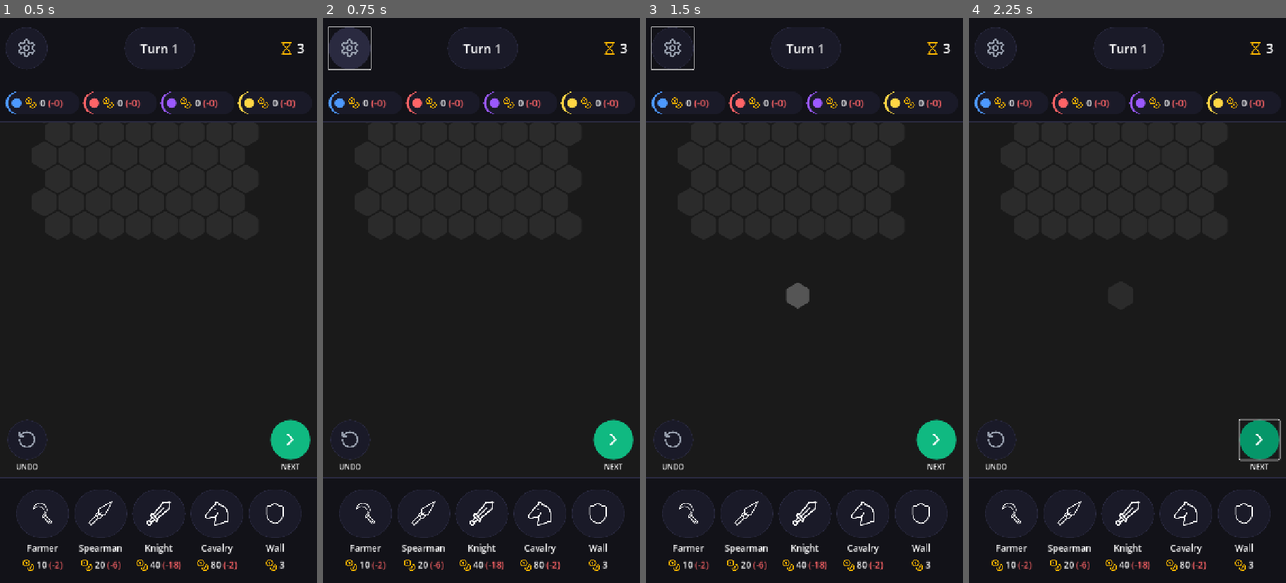
Above: before the commit, frames 1-4 (left to right).
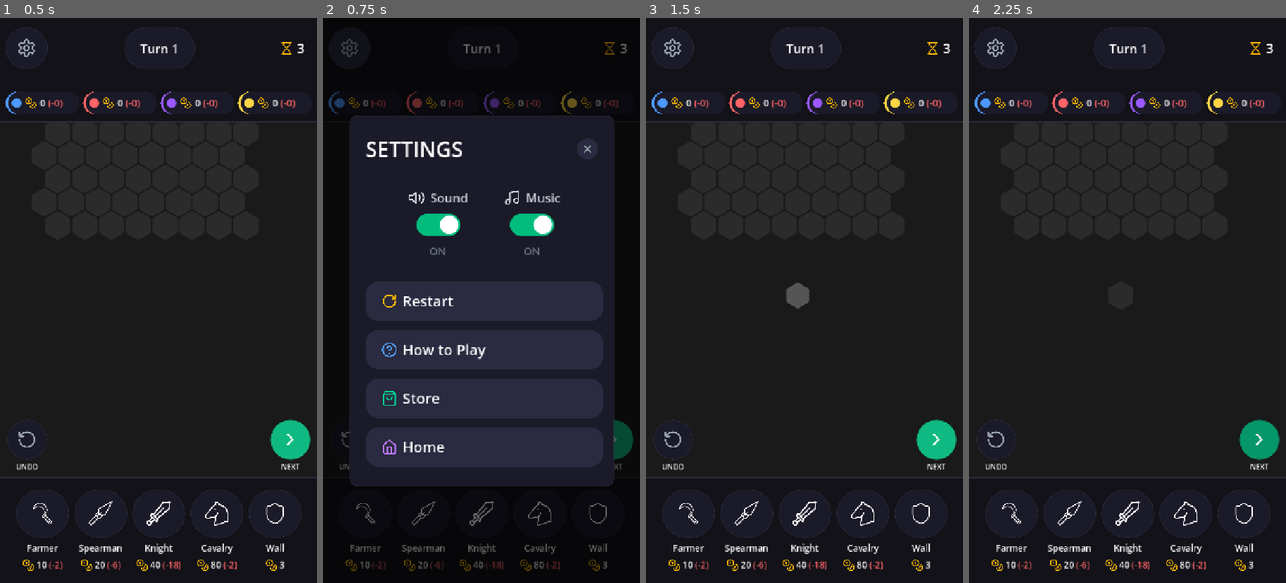
Above: after the commit, the same moments.

Repository: PiosX/HexWars
Game: Godot game, scene res://main_scene.tscn
Same seed, same stepped clock (60 frames per second), same inputs: the game is played once before the commit and once after it.
Inputs (mouse positions are in pixels of both pictures, inside the frame that each line leads up to):
- Up to frame 1 (0.5 s): no input
- Up to frame 2 (0.75 s): click (348, 46) at 0.52 s
- Up to frame 3 (1.5 s): click (807, 300) at 1.27 s
- Up to frame 4 (2.25 s): click (1260, 441) at 2 s

Frame 1 is identical in both runs. In frame 2, 27% of the frame differs, in the area x 0-100%, y 1-98%; in frame 3, less than 0.1%; in frame 4, 0.2%.

Commit message:
Added popup

Diff:
--- a/ui_manager.gd
+++ b/ui_manager.gd
@@ -6,6 +6,8 @@
 const BG_BOX = Color("1A1A28")
 const BORDER_COLOR = Color("2A2A40")
 const BORDER_HOVER = Color("2A2A40")
+const SETTINGS_BUTTON_COLOR = Color("2A2A40")
+const SETTINGS_BUTTON_HOVER = Color("3a3a50")
 
 const TEAM_COLORS = {
 	1: Color("#4D99FF"),  # Blue
@@ -41,6 +43,12 @@
 # Unit buttons (5 units)
 var unit_buttons_container: HBoxContainer
 var unit_buttons: Dictionary = {}
+
+# Settings popup
+var settings_popup: Control
+var settings_overlay: ColorRect
+var sound_enabled: bool = true
+var music_enabled: bool = true
 
 # Icons paths
 const ICON_SETTINGS = "res://ui/settings.png"
@@ -55,10 +63,20 @@
 const ICON_CAVALRY = "res://ui/horse128.png"
 const ICON_WALL = "res://ui/shield128.png"
 
+# Settings icons
+const ICON_CLOSE = "res://ui/settings/close.png"
+const ICON_SOUND = "res://ui/settings/sound.png"
+const ICON_MUSIC = "res://ui/settings/music.png"
+const ICON_RESTART = "res://ui/settings/restart.png"
+const ICON_HOWTO = "res://ui/settings/howto.png"
+const ICON_STORE = "res://ui/settings/store.png"
+const ICON_HOME = "res://ui/settings/home.png"
+
 func _ready():
 	# Wait for hex_grid to be set
 	await get_tree().process_frame
 	setup_ui()
+	setup_settings_popup()
 
 func setup_ui():
 	# === TOP PANEL ===
@@ -82,6 +100,7 @@
 	settings_button = create_rounded_button("", ICON_SETTINGS)
 	settings_button.custom_minimum_size = Vector2(95, 95)
 	settings_button.add_theme_constant_override("icon_max_width", 45)
+	settings_button.pressed.connect(_on_settings_pressed)
 	top_content.add_child(settings_button)
 
 	# Spacer
@@ -230,9 +249,338 @@
 	_on_viewport_size_changed()
 	get_viewport().size_changed.connect(_on_viewport_size_changed)
 
+func setup_settings_popup():
+	# Overlay (przyciemnione i zablurowane tło)
+	settings_overlay = ColorRect.new()
+	settings_overlay.name = "SettingsOverlay"
+	settings_overlay.color = Color(0, 0, 0, 0.6)
+	settings_overlay.visible = false
+	settings_overlay.mouse_filter = Control.MOUSE_FILTER_STOP
+
+	# NOWE - anchor do full screen
+	settings_overlay.anchor_left = 0
+	settings_overlay.anchor_top = 0
+	settings_overlay.anchor_right = 1
+	settings_overlay.anchor_bottom = 1
+	settings_overlay.offset_left = 0
+	settings_overlay.offset_top = 0
+	settings_overlay.offset_right = 0
+	settings_overlay.offset_bottom = 0
+
+	add_child(settings_overlay)
+
+	# Główny popup container
+	settings_popup = Control.new()
+	settings_popup.name = "SettingsPopup"
+	settings_popup.visible = false
+	settings_popup.mouse_filter = Control.MOUSE_FILTER_STOP
+
+	# NOWE - full screen
+	settings_popup.anchor_left = 0
+	settings_popup.anchor_top = 0
+	settings_popup.anchor_right = 1
+	settings_popup.anchor_bottom = 1
+
+	add_child(settings_popup)
+
+	# Panel pionowy
+	var popup_panel = Panel.new()
+	popup_panel.name = "PopupPanel"
+	# ANCHOR do wyśrodkowania
+	popup_panel.anchor_left = 0.5
+	popup_panel.anchor_right = 0.5
+	popup_panel.anchor_top = 0.5
+	popup_panel.anchor_bottom = 0.5
+
+	# ROZMIAR - 90% szerokości ekranu, ale max 700px
+	popup_panel.custom_minimum_size = Vector2(600, 750)  # 1.5x większe (było 500x600)
+
+	# OFFSET - wyśrodkowanie z marginesami
+	popup_panel.offset_left = -300  # połowa szerokości
+	popup_panel.offset_right = 300
+	popup_panel.offset_top = -420  # połowa wysokości
+	popup_panel.offset_bottom = 420
+
+	var panel_style = StyleBoxFlat.new()
+	panel_style.bg_color = BG_BOX
+	panel_style.border_width_left = 1
+	panel_style.border_width_right = 1
+	panel_style.border_width_top = 1
+	panel_style.border_width_bottom = 1
+	panel_style.border_color = BORDER_COLOR
+	panel_style.corner_radius_top_left = 16
+	panel_style.corner_radius_top_right = 16
+	panel_style.corner_radius_bottom_left = 16
+	panel_style.corner_radius_bottom_right = 16
+	panel_style.content_margin_left = 36
+	panel_style.content_margin_right = 36
+	panel_style.content_margin_top = 36
+	panel_style.content_margin_bottom = 36
+	popup_panel.add_theme_stylebox_override("panel", panel_style)
+	settings_popup.add_child(popup_panel)
+
+	# VBox dla zawartości
+	var vbox = VBoxContainer.new()
+	vbox.add_theme_constant_override("separation", 30)
+	vbox.anchor_left = 0
+	vbox.anchor_right = 1
+	vbox.anchor_top = 0
+	vbox.anchor_bottom = 1
+	vbox.offset_left = 36
+	vbox.offset_right = -36
+	vbox.offset_top = 36
+	vbox.offset_bottom = -36
+	popup_panel.add_child(vbox)
+
+	# === HEADER ===
+	var header = HBoxContainer.new()
+	header.custom_minimum_size = Vector2(0, 80)
+	vbox.add_child(header)
+
+	# SETTINGS label
+	var settings_label = Label.new()
+	settings_label.text = "SETTINGS"
+	settings_label.add_theme_font_size_override("font_size", 48)
+	settings_label.add_theme_color_override("font_color", Color.WHITE)
+	settings_label.vertical_alignment = VERTICAL_ALIGNMENT_CENTER
+	settings_label.size_flags_horizontal = Control.SIZE_EXPAND_FILL
+	header.add_child(settings_label)
+
+	# Close button
+	var close_btn = Button.new()
+	close_btn.custom_minimum_size = Vector2(60, 60)
+	close_btn.focus_mode = Control.FOCUS_NONE
+
+	var close_style = StyleBoxFlat.new()
+	close_style.bg_color = Color.TRANSPARENT
+	close_btn.add_theme_stylebox_override("normal", close_style)
+	close_btn.add_theme_stylebox_override("hover", close_style)
+	close_btn.add_theme_stylebox_override("pressed", close_style)
+
+	var close_icon = load(ICON_CLOSE)
+	if close_icon:
+		close_btn.icon = close_icon
+		close_btn.add_theme_constant_override("icon_max_width", 48)
+
+	close_btn.pressed.connect(_on_close_settings)
+	header.add_child(close_btn)
+
+	# === TOGGLE PANEL ===
+	var toggle_panel = Panel.new()
+	toggle_panel.custom_minimum_size = Vector2(0, 200)
+
+	var toggle_style = StyleBoxFlat.new()
+	toggle_style.bg_color = Color.TRANSPARENT
+	toggle_style.border_width_top = 1
+	toggle_style.border_width_bottom = 1
+	toggle_style.border_color = BORDER_COLOR
+	toggle_style.content_margin_top = 30
+	toggle_style.content_margin_bottom = 30
+	toggle_panel.add_theme_stylebox_override("panel", toggle_style)
+	vbox.add_child(toggle_panel)
+
+	# HBox dla 2 kolumn
+	var toggles_hbox = HBoxContainer.new()
+	toggles_hbox.add_theme_constant_override("separation", 80)
+	toggles_hbox.alignment = BoxContainer.ALIGNMENT_CENTER
+	toggles_hbox.anchor_left = 0
+	toggles_hbox.anchor_right = 1
+	toggles_hbox.anchor_top = 0
+	toggles_hbox.anchor_bottom = 1
+	toggle_panel.add_child(toggles_hbox)
+
+	# Sound toggle
+	var sound_vbox = create_toggle_control("Sound", ICON_SOUND, true)
+	sound_vbox.set_meta("type", "sound")
+	toggles_hbox.add_child(sound_vbox)
+
+	# Music toggle
+	var music_vbox = create_toggle_control("Music", ICON_MUSIC, true)
+	music_vbox.set_meta("type", "music")
+	toggles_hbox.add_child(music_vbox)
+
+	# === BUTTONS ===
+	var buttons_vbox = VBoxContainer.new()
+	buttons_vbox.add_theme_constant_override("separation", 20)
+	buttons_vbox.custom_minimum_size = Vector2(0, 300)
+	buttons_vbox.alignment = BoxContainer.ALIGNMENT_CENTER
+	vbox.add_child(buttons_vbox)
+
+	# Restart button
+	var restart_btn = create_settings_button("Restart", ICON_RESTART)
+	restart_btn.pressed.connect(_on_restart_pressed)
+	buttons_vbox.add_child(restart_btn)
+
+	# How to Play button
+	var howto_btn = create_settings_button("How to Play", ICON_HOWTO)
+	howto_btn.pressed.connect(_on_howto_pressed)
+	buttons_vbox.add_child(howto_btn)
+
+	# Store button
+	var store_btn = create_settings_button("Store", ICON_STORE)
+	store_btn.pressed.connect(_on_store_pressed)
+	buttons_vbox.add_child(store_btn)
+
+	# Home button
+	var home_btn = create_settings_button("Home", ICON_HOME)
+	home_btn.pressed.connect(_on_home_pressed)
+	buttons_vbox.add_child(home_btn)
+
+func create_toggle_control(label_text: String, icon_path: String, initial_state: bool) -> VBoxContainer:
+	var vbox = VBoxContainer.new()
+	vbox.add_theme_constant_override("separation", 12)  # było 16, zmniejszone
+	vbox.alignment = BoxContainer.ALIGNMENT_CENTER
+
+	# Icon + Label
+	var hbox = HBoxContainer.new()
+	hbox.add_theme_constant_override("separation", 12)
+	hbox.alignment = BoxContainer.ALIGNMENT_CENTER
+
+	var icon = TextureRect.new()
+	icon.custom_minimum_size = Vector2(32, 32)
+	icon.expand_mode = TextureRect.EXPAND_FIT_WIDTH_PROPORTIONAL
+	icon.stretch_mode = TextureRect.STRETCH_KEEP_ASPECT_CENTERED
+	icon.texture = load(icon_path)
+	hbox.add_child(icon)
+
+	var label = Label.new()
+	label.text = label_text
+	label.add_theme_font_size_override("font_size", 28)
+	label.add_theme_color_override("font_color", Color("D1D5DC"))
+	hbox.add_child(label)
+
+	vbox.add_child(hbox)
+
+	# Toggle switch container (większy obszar klikalny)
+	var switch_container = Control.new()
+	switch_container.custom_minimum_size = Vector2(100, 60)  # było 80, zwiększone dla lepszego paddingu
+	switch_container.name = "SwitchContainer"  # DODAJ nazwę dla łatwiejszego dostępu
+
+	# Toggle switch button
+	var switch_btn = Button.new()
+	switch_btn.custom_minimum_size = Vector2(100, 50)
+	switch_btn.focus_mode = Control.FOCUS_NONE
+	switch_btn.set_meta("state", initial_state)
+
+	# Wyśrodkowanie w kontenerze
+	switch_btn.anchor_left = 0.5
+	switch_btn.anchor_top = 0.5
+	switch_btn.offset_left = -50
+	switch_btn.offset_top = -25
+	switch_btn.offset_right = 50
+	switch_btn.offset_bottom = 25
+
+	var switch_style = StyleBoxFlat.new()
+	switch_style.bg_color = Color("00BC7D") if initial_state else Color("3A3A50")
+	switch_style.corner_radius_top_left = 25
+	switch_style.corner_radius_top_right = 25
+	switch_style.corner_radius_bottom_left = 25
+	switch_style.corner_radius_bottom_right = 25
+	switch_btn.add_theme_stylebox_override("normal", switch_style)
+	switch_btn.add_theme_stylebox_override("hover", switch_style)
+	switch_btn.add_theme_stylebox_override("pressed", switch_style)
+
+	# White circle indicator
+	var circle = Panel.new()
+	circle.name = "Circle"
+	circle.custom_minimum_size = Vector2(42, 42)
+	circle.mouse_filter = Control.MOUSE_FILTER_IGNORE
+
+	var circle_style = StyleBoxFlat.new()
+	circle_style.bg_color = Color.WHITE
+	circle_style.corner_radius_top_left = 21
+	circle_style.corner_radius_top_right = 21
+	circle_style.corner_radius_bottom_left = 21
+	circle_style.corner_radius_bottom_right = 21
+	circle.add_theme_stylebox_override("panel", circle_style)
+
+	# Position circle based on state - POPRAWIONE pozycje
+	circle.position = Vector2(54, 4) if initial_state else Vector2(4, 4)
+	switch_btn.add_child(circle)
+
+	switch_btn.pressed.connect(func(): _on_toggle_pressed(switch_btn, circle, label_text, vbox))
+	switch_container.add_child(switch_btn)
+	vbox.add_child(switch_container)
+
+	# ON/OFF label
+	var state_label = Label.new()
+	state_label.name = "StateLabel"
+	state_label.text = "ON" if initial_state else "OFF"
+	state_label.add_theme_font_size_override("font_size", 24)
+	state_label.add_theme_color_override("font_color", Color("6A7282"))
+	state_label.horizontal_alignment = HORIZONTAL_ALIGNMENT_CENTER
+	vbox.add_child(state_label)
+
+	return vbox
+
+func create_settings_button(label_text: String, icon_path: String) -> Button:
+	var btn = Button.new()
+	btn.custom_minimum_size = Vector2(540, 90)  # było 400x60
+	btn.focus_mode = Control.FOCUS_NONE
+
+	var style_normal = StyleBoxFlat.new()
+	style_normal.bg_color = SETTINGS_BUTTON_COLOR
+	style_normal.corner_radius_top_left = 30
+	style_normal.corner_radius_top_right = 30
+	style_normal.corner_radius_bottom_left = 30
+	style_normal.corner_radius_bottom_right = 30
+
+	# WIĘKSZE PADDINGI
+	style_normal.content_margin_left = 24
+	style_normal.content_margin_right = 24
+	style_normal.content_margin_top = 24
+	style_normal.content_margin_bottom = 24
+
+	var style_hover = style_normal.duplicate()
+	style_hover.bg_color = SETTINGS_BUTTON_HOVER
+
+	btn.add_theme_stylebox_override("normal", style_normal)
+	btn.add_theme_stylebox_override("hover", style_hover)
+	btn.add_theme_stylebox_override("pressed", style_hover)
+
+	# HBox dla ikony i tekstu - WYRÓWNANIE DO LEWEJ
+	var hbox = HBoxContainer.new()
+	hbox.add_theme_constant_override("separation", 12)  # było 12
+	hbox.alignment = BoxContainer.ALIGNMENT_BEGIN  # ZMIANA: było CENTER
+	hbox.mouse_filter = Control.MOUSE_FILTER_IGNORE
+	hbox.anchor_left = 0
+	hbox.anchor_right = 1
+	hbox.anchor_top = 0
+	hbox.anchor_bottom = 1
+	btn.add_child(hbox)
+
+	var left_padding = MarginContainer.new()
+	left_padding.add_theme_constant_override("margin_left", 24)
+	left_padding.add_theme_constant_override("margin_right", 0)
+	left_padding.add_theme_constant_override("margin_top", 0)
+	left_padding.add_theme_constant_override("margin_bottom", 0)
+
+	hbox.add_child(left_padding)
+
+	var icon = TextureRect.new()
+	icon.texture = load(icon_path)
+
+	icon.custom_minimum_size = Vector2(36, 36)
+	icon.size_flags_horizontal = Control.SIZE_SHRINK_BEGIN
+	icon.size_flags_vertical = Control.SIZE_SHRINK_CENTER
+	icon.expand_mode = TextureRect.EXPAND_IGNORE_SIZE
+	icon.stretch_mode = TextureRect.STRETCH_KEEP_ASPECT_CENTERED
+	icon.mouse_filter = Control.MOUSE_FILTER_IGNORE
+	hbox.add_child(icon)
+
+	var label = Label.new()
+	label.text = label_text
+	label.add_theme_font_size_override("font_size", 33)  # było 22
+	label.add_theme_color_override("font_color", Color.WHITE)
+	label.mouse_filter = Control.MOUSE_FILTER_IGNORE
+	hbox.add_child(label)
+
+	return btn
+
 func create_rounded_button(text: String, icon_path: String = "") -> Button:
 	var btn = Button.new()
 	btn.text = text
+	btn.focus_mode = Control.FOCUS_NONE
 
 	var style_normal = StyleBoxFlat.new()
 	style_normal.bg_color = BG_BOX
@@ -338,6 +686,7 @@
 
 	var btn = Button.new()
 	btn.custom_minimum_size = Vector2(90, 90)
+	btn.focus_mode = Control.FOCUS_NONE
 
 	var style_normal = StyleBoxFlat.new()
 	style_normal.bg_color = BG_BOX
@@ -390,6 +739,7 @@
 	# Button with icon
 	var btn = Button.new()
 	btn.custom_minimum_size = Vector2(110, 110)
+	btn.focus_mode = Control.FOCUS_NONE
 
 	var style_normal = StyleBoxFlat.new()
 	style_normal.bg_color = BG_BOX
@@ -491,6 +841,7 @@
 
 	var btn = Button.new()
 	btn.custom_minimum_size = Vector2(90, 90)
+	btn.focus_mode = Control.FOCUS_NONE
 
 	var style_normal = StyleBoxFlat.new()
 	style_normal.bg_color = Color("10B981")  # emerald-500
@@ -575,6 +926,17 @@
 	# Position NEXT button (NAD panelem po prawej)
 	if next_button:
 		next_button.position = Vector2(viewport_size.x - 106, viewport_size.y - bottom_height - 130)
+
+	# Overlay covers whole screen
+	if settings_overlay:
+		settings_overlay.anchor_left = 0
+		settings_overlay.anchor_top = 0
+		settings_overlay.anchor_right = 1
+		settings_overlay.anchor_bottom = 1
+		settings_overlay.offset_left = 0
+		settings_overlay.offset_top = 0
+		settings_overlay.offset_right = 0
+		settings_overlay.offset_bottom = 0
 
 func update_ui_data():
 	"""Called by hex_grid to update all UI elements"""
@@ -704,6 +1066,61 @@
 	if hex_grid:
 		hex_grid._on_end_turn()
 
+func _on_settings_pressed():
+	settings_overlay.visible = true
+	settings_popup.visible = true
+
+func _on_close_settings():
+	settings_overlay.visible = false
+	settings_popup.visible = false
+
+func _on_toggle_pressed(btn: Button, circle: Panel, type: String, parent_vbox: VBoxContainer):
+	var current_state = btn.get_meta("state")
+	var new_state = !current_state
+	btn.set_meta("state", new_state)
+
+	# Update switch color
+	var switch_style = btn.get_theme_stylebox("normal").duplicate()
+	switch_style.bg_color = Color("00BC7D") if new_state else Color("3A3A50")
+	btn.add_theme_stylebox_override("normal", switch_style)
+	btn.add_theme_stylebox_override("hover", switch_style)
+	btn.add_theme_stylebox_override("pressed", switch_style)
+
+	# Animate circle position - POPRAWIONE POZYCJE
+	var tween = create_tween()
+	tween.tween_property(circle, "position", Vector2(54, 4) if new_state else Vector2(4, 4), 0.2)
+
+	# Update state label - POPRAWKA: szukaj w parent_vbox zamiast btn.get_parent()
+	var state_label = parent_vbox.get_node("StateLabel")
+	if state_label:
+		state_label.text = "ON" if new_state else "OFF"
+
+	# Update actual sound/music settings
+	if type == "Sound":
+		sound_enabled = new_state
+	elif type == "Music":
+		music_enabled = new_state
+
+func _on_restart_pressed():
+	print("Restart pressed")
+	# TODO: Implement restart logic
+	_on_close_settings()
+
+func _on_howto_pressed():
+	print("How to Play pressed")
+	# TODO: Implement how to play logic
+	_on_close_settings()
+
+func _on_store_pressed():
+	print("Store pressed")
+	# TODO: Implement store logic
+	_on_close_settings()
+
+func _on_home_pressed():
+	print("Home pressed")
+	# TODO: Implement home logic
+	_on_close_settings()
+
 func reset_wall_button():
 	"""Resetuje przycisk murów do stanu początkowego"""
 	if "wall" in unit_buttons and unit_buttons["wall"].has_meta("button"):
Not shown, added: main_scene.tscn9042144378.tmp
